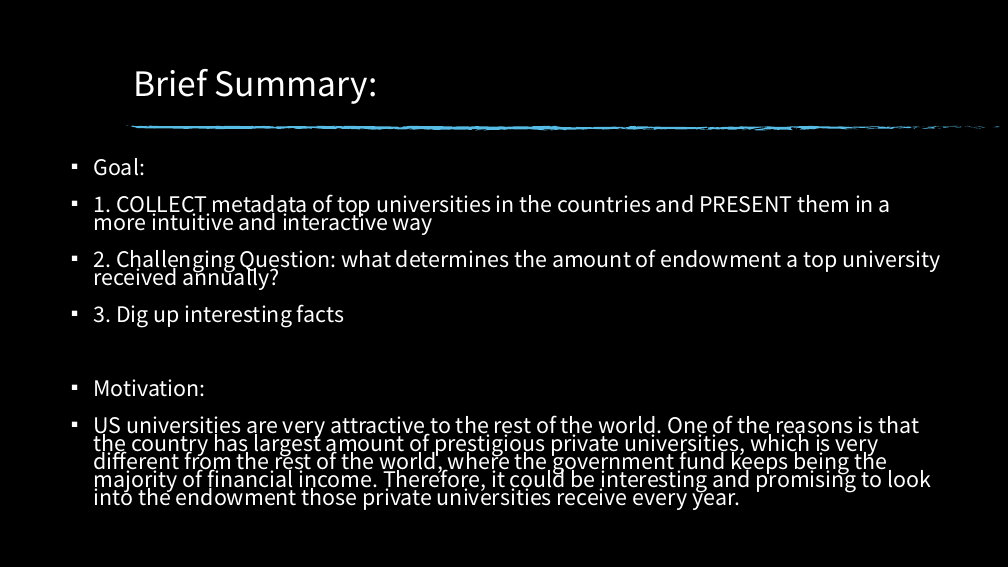
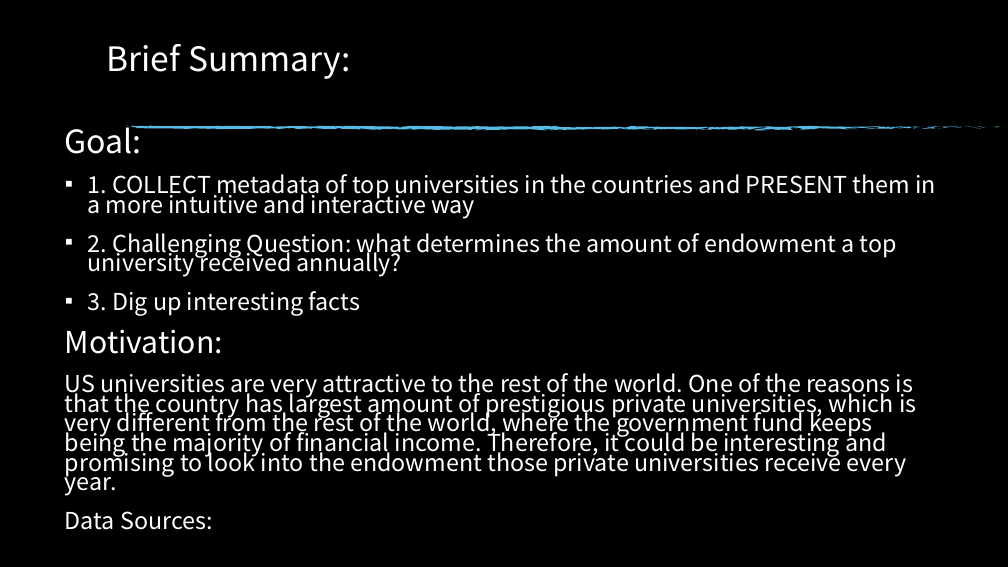
Before and after one commit to Abel0828/SI330-Final-Project, a slide deck: slide 2 of DATA INSIGHTS.pptx. Drawn at 1008x567 pixels with LibreOffice and Linux fonts; fonts in the diff are those of the drawing; background and template pictures are left out. Boxes give left, top, right and bottom in pixels: in the first picture for what was removed or moved away, otherwise in the second. Text is boxed around its words. In the diff, an @@ line names an element or a change of style, - is before the commit and + after.

```diff
--- a/DATA INSIGHTS.pptx
+++ b/DATA INSIGHTS.pptx
@@ title "Brief Summary:": place and size @@
-title "Brief Summary:" at (133,69,377,104)
+title "Brief Summary:" at (107,44,350,79)
@@ text "Goal:": place and size @@
-text "Goal:" at (94,158,940,510)
+text "Goal:" at (65,125,936,530)
@@ text at (65,125,936,496): size 20.4 to 30.5 pt in "Goal:"; size 20.4 to 22.2 pt; size 20.4 to 28.7 pt in "Motivation:"; bullet ▪ to none @@
@@ text at (65,511,213,530): paragraph added @@
+Data Sources:
```
Also in this commit, not shown: 1 other slide changed, 1 slide added, 5 slides removed.
